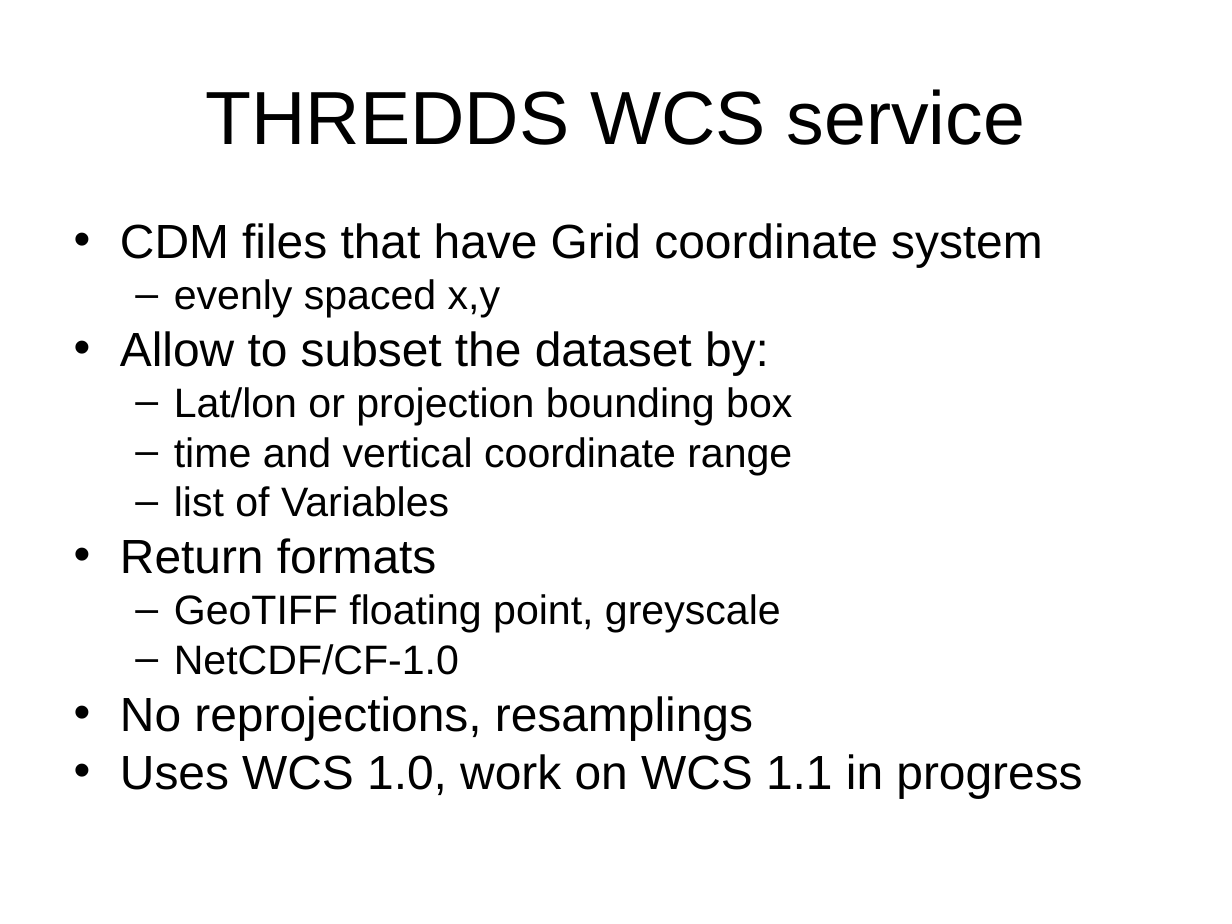
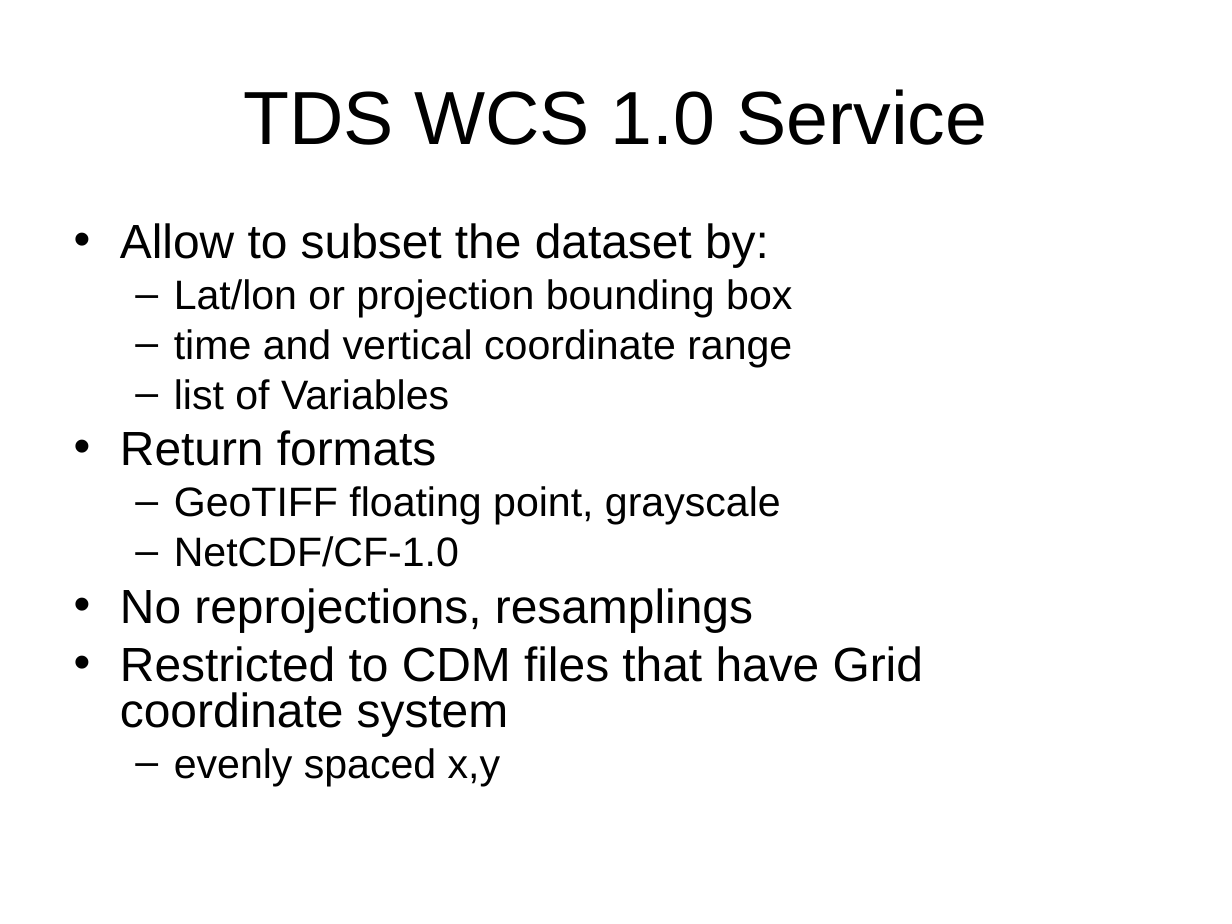
Before and after one commit to ooici-eoi/THREDDS, a slide deck: slide 11 of docs/web/thredds/tech/tutorial/TDS Data Services.ppt (slide 5 before the commit). Drawn at 1232x924 pixels with LibreOffice and Linux fonts; fonts in the diff are those of the drawing; background and template pictures are left out. Boxes give left, top, right and bottom in pixels: in the first picture for what was removed or moved away, otherwise in the second. Text is boxed around its words. In the diff, an @@ line names an element or a change of style, - is before the commit and + after.

```diff
--- a/docs/web/thredds/tech/tutorial/TDS Data Services.ppt
+++ b/docs/web/thredds/tech/tutorial/TDS Data Services.ppt
@@ title at (243,89,987,145): text changed @@
-THREDDS WCS service
+TDS WCS 1.0 Service
@@ text at (120,223,1043,318): paragraphs removed @@
-• CDM files that have Grid coordinate system
-  – evenly spaced x,y
@@ text at (174,486,781,525): text changed @@
-  – GeoTIFF floating point, greyscale
+  – GeoTIFF floating point, grayscale
@@ text at (120,646,923,786): text changed @@
-• Uses WCS 1.0, work on WCS 1.1 in progress
+• Restricted to CDM files that have Grid coordinate system
+  – evenly spaced x,y
```
Also in this commit, not shown: 4 other slides changed, 16 slides added, 5 slides removed, 8 other files.
